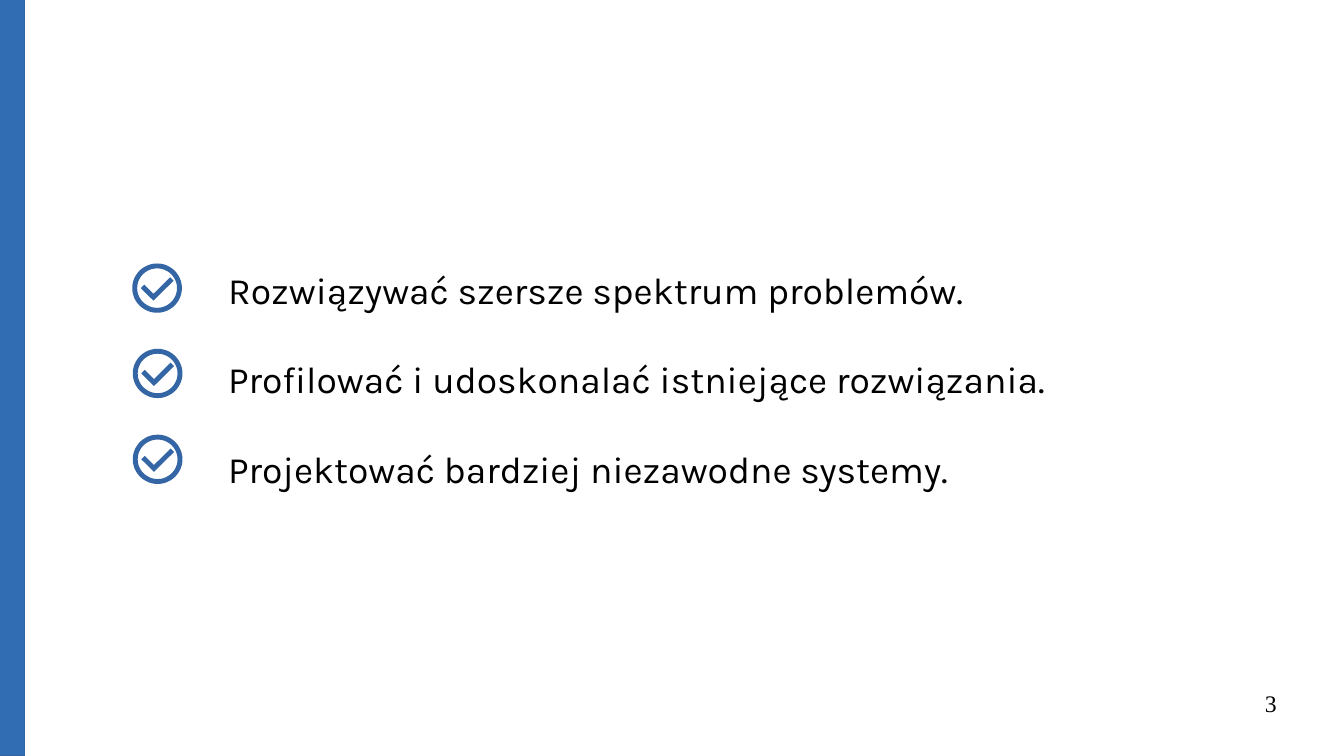
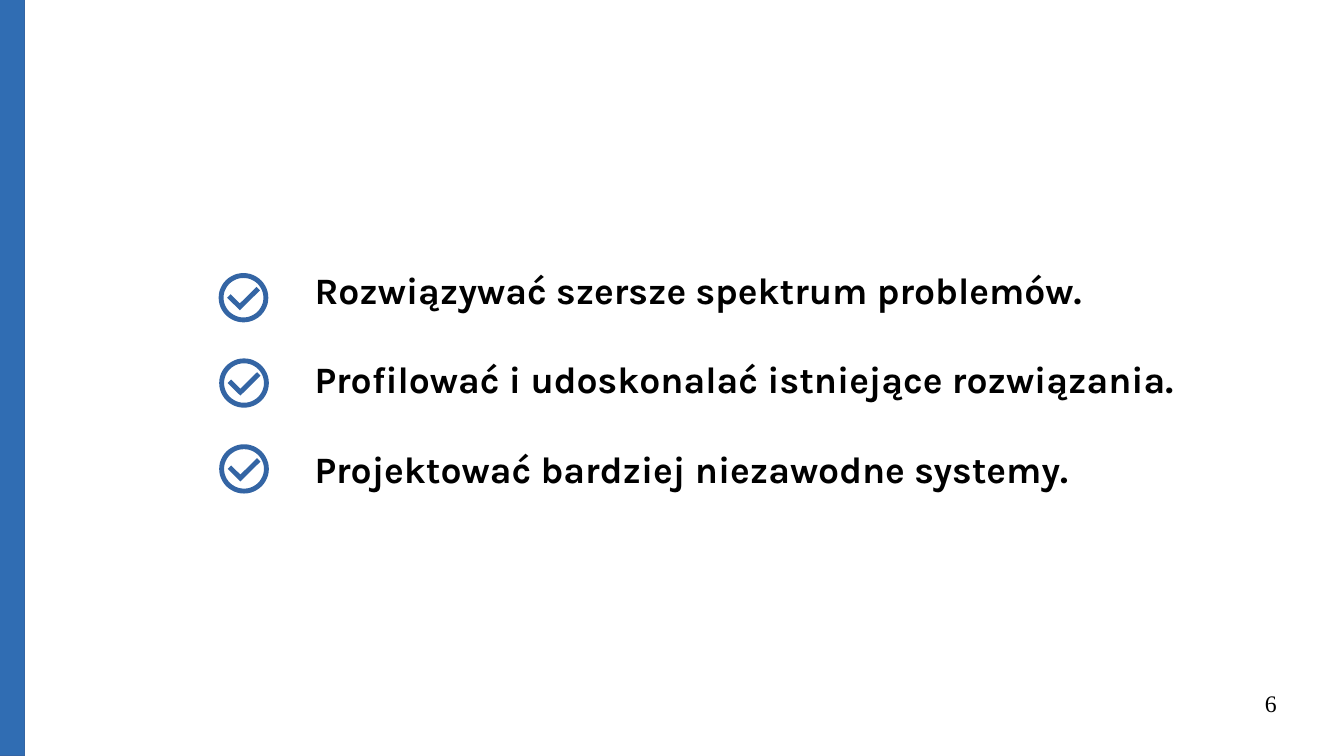
Before and after one commit to Michael-Wisniewski/algorithmic-workshop, a slide deck: slide 6 of gotowa.odp (slide 3 before the commit). Drawn at 1344x756 pixels with LibreOffice and Linux fonts; fonts in the diff are those of the drawing. Boxes give left, top, right and bottom in pixels: in the first picture for what was removed or moved away, otherwise in the second. Text is boxed around its words. In the diff, an @@ line names an element or a change of style, - is before the commit and + after.

```diff
--- a/gotowa.odp
+++ b/gotowa.odp
@@ text "Rozwiązywać szersze spektrum problemów." moved from (x1=228, y1=275, x2=1045, y2=492) to (x1=315, y1=274, x2=1173, y2=493) @@
@@ text "Rozwiązywać szersze spektrum problemów." at (x1=315, y1=274, x2=1173, y2=493): bold on @@
@@ 6 freeform shapes moved together from (x1=135, y1=266, x2=181, y2=482) to (x1=221, y1=276, x2=267, y2=490) @@
@@ page number at (x1=1265, y1=696, x2=1277, y2=713): text changed @@
-3
+6
```
Also in this commit, not shown: 12 other slides changed, 7 slides added, 1 other file.
